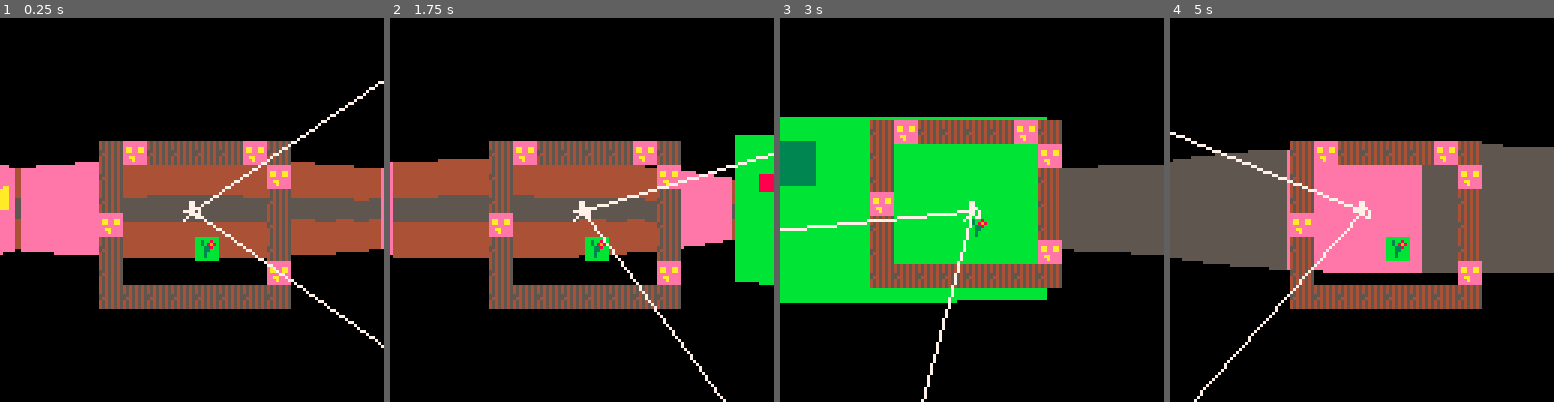
Above: before the commit, frames 1-4 (left to right).
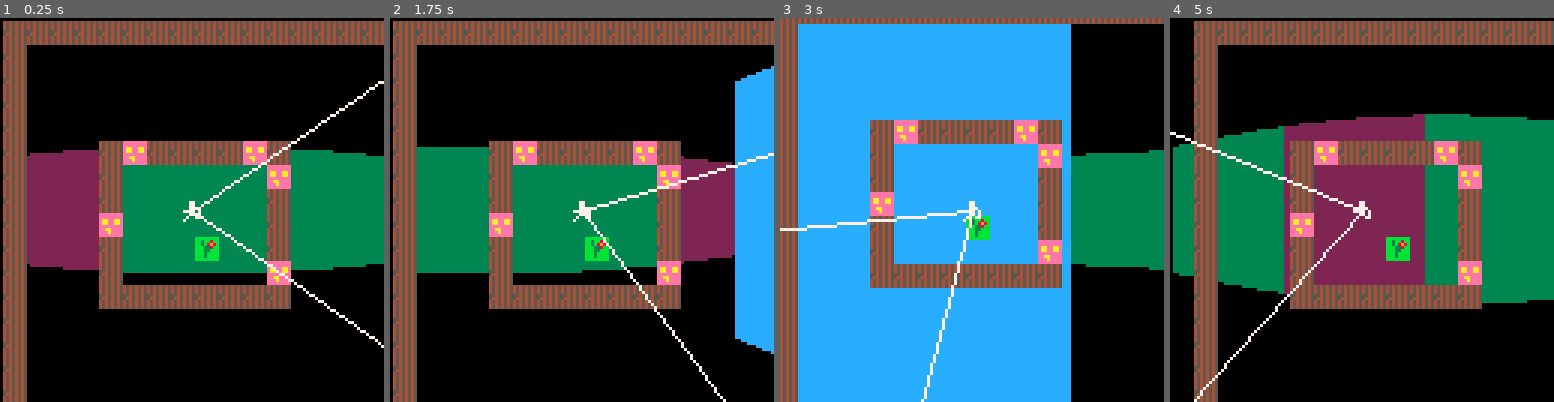
Above: after the commit, the same moments.

Repository: RicoP/picowiese
Game: PICO-8 cartridge wolf.p8
The game is run twice, just before and just after one commit, with the same random seed, the same clock (stepped at 60 frames per second) and the same inputs.
Inputs:
- Up to frame 1 (0.25 s): no input
- Up to frame 2 (1.75 s): hold Right from 1.6 s (still down)
- Up to frame 3 (3 s): release Right at 2.1 s; hold Up 2.15-2.42 s; hold Right from 2.47 s (still down)
- Up to frame 4 (5 s): release Right at 3.03 s; hold Left 3.08-3.58 s; hold Down 3.63-3.97 s; hold Right 4.02-4.68 s; hold Up from 4.73 s (still down)

The runs differ from the first frame. In frame 1, 35% of the frame differs, in the area x 0-100%, y 0-100%; in frame 2, 38%; in frame 3, 72%; in frame 4, 43%.

Commit message:
proper ratcaster, color only

Diff:
--- a/wolf.p8
+++ b/wolf.p8
@@ -79,9 +79,81 @@
  end
 end
 
+function vertline(x,y1,y2,c)
+ line(x,y1,x,y2,c)
+end
+
+function draw_game2()
+ camera()
+ local a = p.angle+fov/2
+ for x=1,128 do
+  local camx= -1+2*x/128
+  --maybe work with a plane here
+  local rayx,rayy=rotate(1,0,a)
+  local mapx,mapy=flr(p.x),flr(p.y)
+  local deltadistx=abs(1/rayx)
+  local deltadisty=abs(1/rayy)
+
+  local sidedistx,sidedisty=0,0
+  local stepx,stepy=0,0
+
+  if rayx < 0 then
+   stepx=-1
+   sidedistx=(p.x-mapx)*deltadistx
+  else
+   stepx=1
+   sidedistx=(mapx+1-p.x)*deltadistx
+  end
+
+  if rayy < 0 then
+   stepy=-1
+   sidedisty=(p.y-mapy)*deltadisty
+  else
+   stepy=1
+   sidedisty=(mapy+1-p.y)*deltadisty
+  end
+
+		local hit=0
+		local side=false
+		repeat
+		 if sidedistx<sidedisty then
+		  sidedistx+=deltadistx
+		  mapx+=stepx
+		  side=false
+		 else
+		  sidedisty+=deltadisty
+		  mapy+=stepy
+		  side=true
+		 end
+   hit = mget(mapx,mapy)
+		until hit != 0
+
+  local perpwalldist=0
+		if not side then
+   perpwalldist=(mapx-p.x+(1-stepx)/2)/rayx
+		else
+   perpwalldist=(mapy-p.y+(1-stepy)/2)/rayy
+		end
+
+		local lineh=128/perpwalldist
+		local drawstart=-lineh/2 + 64
+		if(drawstart<0)drawstart=0
+		local drawend=lineh/2+64
+		if(drawend>=128)drawend=127
+
+  --fake color
+  local c=hit
+  if(side)c+=8
+
+  vertline(x,drawstart,drawend,c)
+
+  a-=fov/(128)
+ end
+end
+
 function _draw()
  cls(0)
-	draw_game()
+	draw_game2()
  draw_map()
 end
 
@@ -96,15 +168,30 @@
 0000000000700770eeeaeeee45454545bbb3bbbb0000000000000000000000000000000000000000000000000000000000000000000000000000000000000000
 0000000007000000eeeeeeee45454545bbbbbbbb0000000000000000000000000000000000000000000000000000000000000000000000000000000000000000
 __map__
-0000000000000000000000000000000000000000000000000000000000000000000000000000000000000000000000000000000000000000000000000000000000000000000000000000000000000000000000000000000000000000000000000000000000000000000000000000000000000000000000000000000000000000
-0000000000000000000000000000000000000000000000000000000000000000000000000000000000000000000000000000000000000000000000000000000000000000000000000000000000000000000000000000000000000000000000000000000000000000000000000000000000000000000000000000000000000000
-0000000000000000000000000000000000000000000000000000000000000000000000000000000000000000000000000000000000000000000000000000000000000000000000000000000000000000000000000000000000000000000000000000000000000000000000000000000000000000000000000000000000000000
-0000000000000000000000000000000000000000000000000000000000000000000000000000000000000000000000000000000000000000000000000000000000000000000000000000000000000000000000000000000000000000000000000000000000000000000000000000000000000000000000000000000000000000
-0000000000000000000000000000000000000000000000000000000000000000000000000000000000000000000000000000000000000000000000000000000000000000000000000000000000000000000000000000000000000000000000000000000000000000000000000000000000000000000000000000000000000000
-0000000003020303030302030000000000000000000000000000000000000000000000000000000000000000000000000000000000000000000000000000000000000000000000000000000000000000000000000000000000000000000000000000000000000000000000000000000000000000000000000000000000000000
-0000000003000000000000020000000000000000000000000000000000000000000000000000000000000000000000000000000000000000000000000000000000000000000000000000000000000000000000000000000000000000000000000000000000000000000000000000000000000000000000000000000000000000
-0000000003000000000000030000000000000000000000000000000000000000000000000000000000000000000000000000000000000000000000000000000000000000000000000000000000000000000000000000000000000000000000000000000000000000000000000000000000000000000000000000000000000000
-0000000002000000000000030000000000000000000000000000000000000000000000000000000000000000000000000000000000000000000000000000000000000000000000000000000000000000000000000000000000000000000000000000000000000000000000000000000000000000000000000000000000000000
-0000000003000000040000030000000000000000000000000000000000000000000000000000000000000000000000000000000000000000000000000000000000000000000000000000000000000000000000000000000000000000000000000000000000000000000000000000000000000000000000000000000000000000
-0000000003000000000000020000000000000000000000000000000000000000000000000000000000000000000000000000000000000000000000000000000000000000000000000000000000000000000000000000000000000000000000000000000000000000000000000000000000000000000000000000000000000000
-0000000003030303030303030000000000000000000000000000000000000000000000000000000000000000000000000000000000000000000000000000000000000000000000000000000000000000000000000000000000000000000000000000000000000000000000000000000000000000000000000000000000000000
+0303030303030303030303030303030303030303030303030303000000000000000000000000000000000000000000000000000000000000000000000000000000000000000000000000000000000000000000000000000000000000000000000000000000000000000000000000000000000000000000000000000000000000
+0300000000000000000000000000000000000000000000000003000000000000000000000000000000000000000000000000000000000000000000000000000000000000000000000000000000000000000000000000000000000000000000000000000000000000000000000000000000000000000000000000000000000000
+0300000000000000000000000000000000000000000000000003000000000000000000000000000000000000000000000000000000000000000000000000000000000000000000000000000000000000000000000000000000000000000000000000000000000000000000000000000000000000000000000000000000000000
+0300000000000000000000000000000000000000000000000003000000000000000000000000000000000000000000000000000000000000000000000000000000000000000000000000000000000000000000000000000000000000000000000000000000000000000000000000000000000000000000000000000000000000
+0300000000000000000000000000000000000000000000000003000000000000000000000000000000000000000000000000000000000000000000000000000000000000000000000000000000000000000000000000000000000000000000000000000000000000000000000000000000000000000000000000000000000000
+0300000003020303030302030000000000000000000000000003000000000000000000000000000000000000000000000000000000000000000000000000000000000000000000000000000000000000000000000000000000000000000000000000000000000000000000000000000000000000000000000000000000000000
+0300000003000000000000020000000000000000000000000003000000000000000000000000000000000000000000000000000000000000000000000000000000000000000000000000000000000000000000000000000000000000000000000000000000000000000000000000000000000000000000000000000000000000
+0300000003000000000000030000000000000000000000000003000000000000000000000000000000000000000000000000000000000000000000000000000000000000000000000000000000000000000000000000000000000000000000000000000000000000000000000000000000000000000000000000000000000000
+0300000002000000000000030000000000000000000000000003000000000000000000000000000000000000000000000000000000000000000000000000000000000000000000000000000000000000000000000000000000000000000000000000000000000000000000000000000000000000000000000000000000000000
+0300000003000000040000030000000000000000000000000003000000000000000000000000000000000000000000000000000000000000000000000000000000000000000000000000000000000000000000000000000000000000000000000000000000000000000000000000000000000000000000000000000000000000
+0300000003000000000000020000000000000000000000000003000000000000000000000000000000000000000000000000000000000000000000000000000000000000000000000000000000000000000000000000000000000000000000000000000000000000000000000000000000000000000000000000000000000000
+0300000003030303030303030000000000000000000000000003000000000000000000000000000000000000000000000000000000000000000000000000000000000000000000000000000000000000000000000000000000000000000000000000000000000000000000000000000000000000000000000000000000000000
+0300000000000000000000000000000000000000000000000003000000000000000000000000000000000000000000000000000000000000000000000000000000000000000000000000000000000000000000000000000000000000000000000000000000000000000000000000000000000000000000000000000000000000
+0300000000000000000000000000000000000000000000000003000000000000000000000000000000000000000000000000000000000000000000000000000000000000000000000000000000000000000000000000000000000000000000000000000000000000000000000000000000000000000000000000000000000000
+0300000000000000000000000000000000000000000000000003000000000000000000000000000000000000000000000000000000000000000000000000000000000000000000000000000000000000000000000000000000000000000000000000000000000000000000000000000000000000000000000000000000000000
+0300000000000000000000000000000000000000000000000003000000000000000000000000000000000000000000000000000000000000000000000000000000000000000000000000000000000000000000000000000000000000000000000000000000000000000000000000000000000000000000000000000000000000
+0300000000000000000000000000000000000000000000000003000000000000000000000000000000000000000000000000000000000000000000000000000000000000000000000000000000000000000000000000000000000000000000000000000000000000000000000000000000000000000000000000000000000000
+0300000000000000000000000000000000000000000000000003000000000000000000000000000000000000000000000000000000000000000000000000000000000000000000000000000000000000000000000000000000000000000000000000000000000000000000000000000000000000000000000000000000000000
+0300000000000000000000000000000000000000000000000003000000000000000000000000000000000000000000000000000000000000000000000000000000000000000000000000000000000000000000000000000000000000000000000000000000000000000000000000000000000000000000000000000000000000
+0300000000000000000000000000000000000000000000000003000000000000000000000000000000000000000000000000000000000000000000000000000000000000000000000000000000000000000000000000000000000000000000000000000000000000000000000000000000000000000000000000000000000000
+0300000000000000000000000000000000000000000000000003000000000000000000000000000000000000000000000000000000000000000000000000000000000000000000000000000000000000000000000000000000000000000000000000000000000000000000000000000000000000000000000000000000000000
+0300000000000000000000000000000000000000000000000003000000000000000000000000000000000000000000000000000000000000000000000000000000000000000000000000000000000000000000000000000000000000000000000000000000000000000000000000000000000000000000000000000000000000
+0300000000000000000000000000000000000000000000000003000000000000000000000000000000000000000000000000000000000000000000000000000000000000000000000000000000000000000000000000000000000000000000000000000000000000000000000000000000000000000000000000000000000000
+0300000000000000000000000000000000000000000000000003000000000000000000000000000000000000000000000000000000000000000000000000000000000000000000000000000000000000000000000000000000000000000000000000000000000000000000000000000000000000000000000000000000000000
+0300000000000000000000000000000000000000000000000003000000000000000000000000000000000000000000000000000000000000000000000000000000000000000000000000000000000000000000000000000000000000000000000000000000000000000000000000000000000000000000000000000000000000
+0300000000000000000000000000000000000000000000000003000000000000000000000000000000000000000000000000000000000000000000000000000000000000000000000000000000000000000000000000000000000000000000000000000000000000000000000000000000000000000000000000000000000000
+0303030303030303030303030303030303030303030303030303000000000000000000000000000000000000000000000000000000000000000000000000000000000000000000000000000000000000000000000000000000000000000000000000000000000000000000000000000000000000000000000000000000000000
